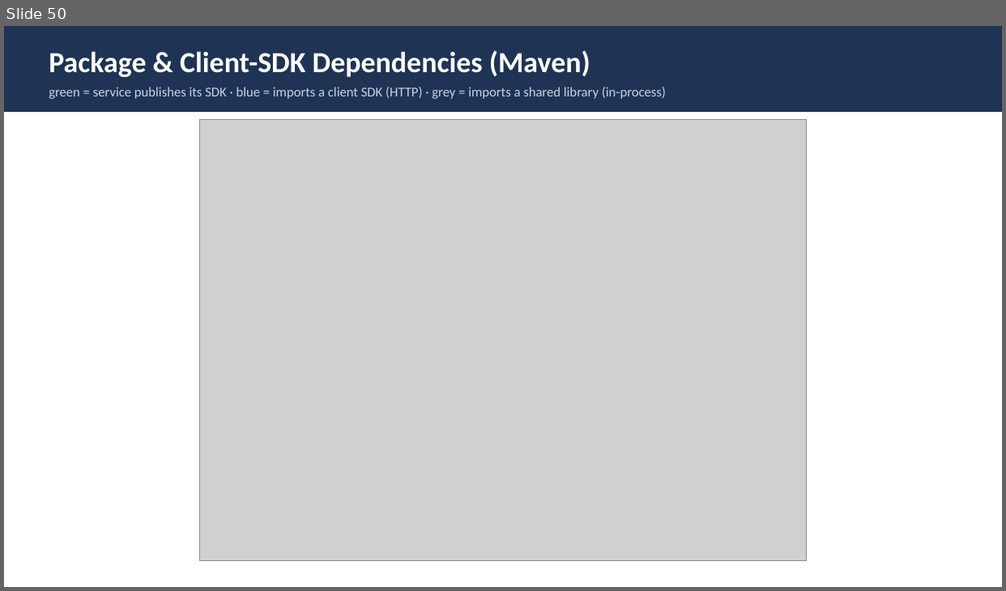
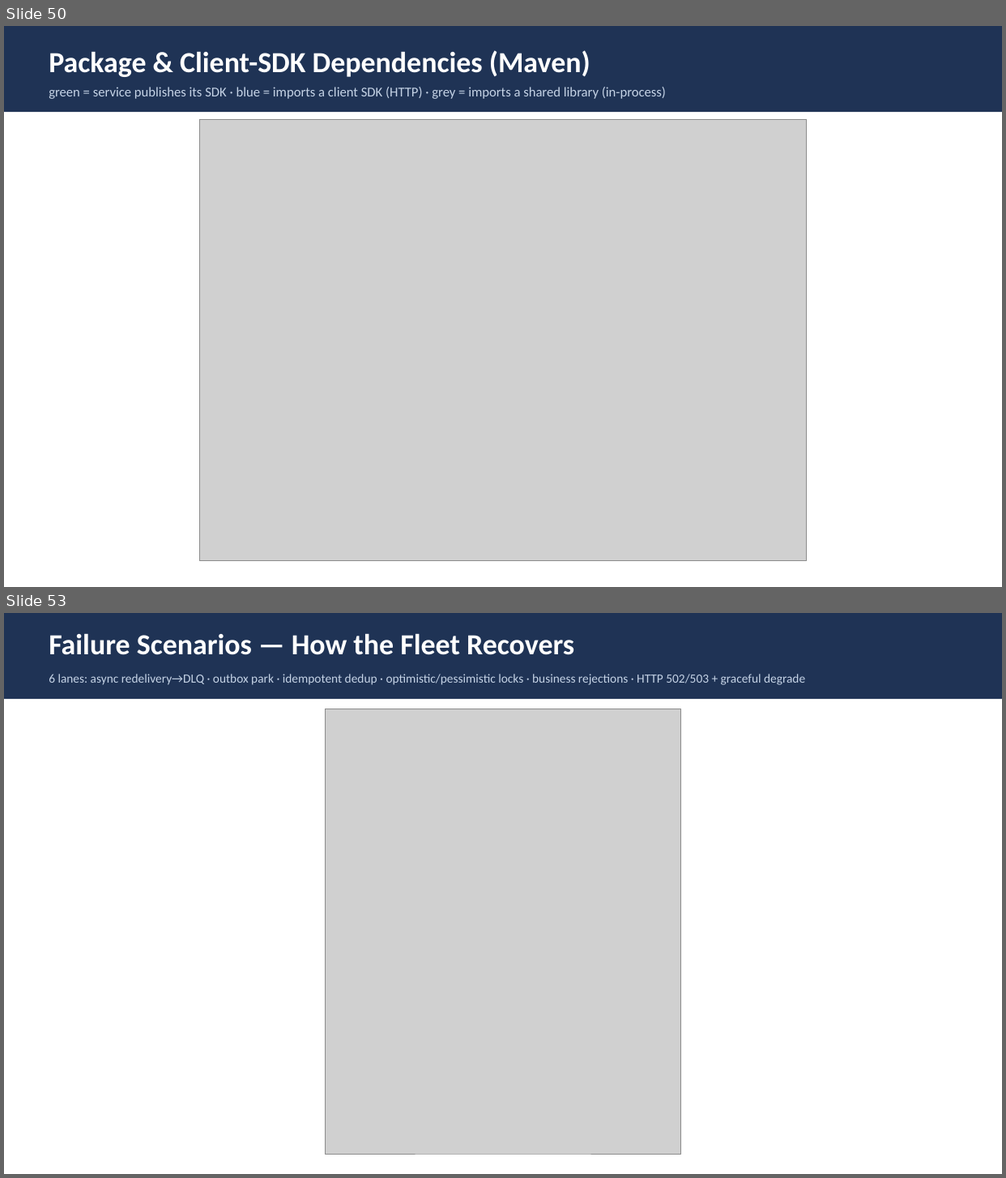
Before and after one commit to Vishak-94/pet-store, a slide deck: docs/PetStore_Architecture_LLD.pptx. Shown one above the other, each under a label of ours: slide 50 before the commit, slides 50 and 53 after it; the slides between them are not shown. The pictures are 1006x591 and 1006x1178 pixels, drawn with LibreOffice and Linux fonts; fonts in the diff are those of the drawing; grey boxes stand for pictures. Boxes give left, top, right and bottom in pixels: in the first picture for what was removed or moved away, otherwise in the second. Text is boxed around its words. In the diff, an @@ line names an element or a change of style, - is before the commit and + after.

```diff
--- a/docs/PetStore_Architecture_LLD.pptx
+++ b/docs/PetStore_Architecture_LLD.pptx
@@ slide 53 added at [4,613,1002,1174], background #FFFFFF @@
@@ rectangle added at [4,613,1002,699], fill #1F3355 @@
@@ text added at [49,633,574,655], 28 pt, text #FFFFFF, bold @@
+Failure Scenarios — How the Fleet Recovers
@@ text added at [49,674,805,685], 12 pt, text #C5D3E6 @@
+6 lanes: async redelivery→DLQ · outbox park · idempotent dedup · optimistic/pessimistic locks · business rejections · HTTP 502/503 + graceful degrade
@@ picture added at [325,709,681,1154] @@
```
Also in this commit, not shown: 2 other slides added, 18 other files.
